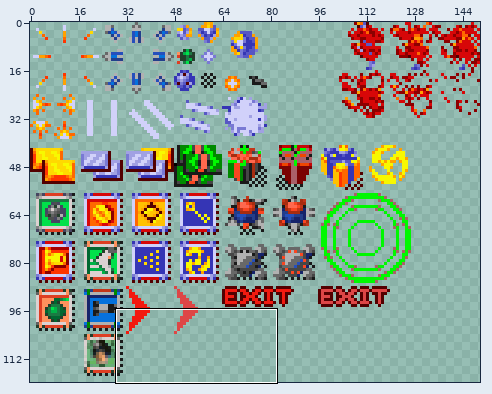
Sprite sheet -- Super Smash Tv/Game/Assets/SpritesSSTV/Entity_Projectiles_and_gift.png. The picture above shows the old version from afar; the outline marks the close-up.
Close-up. Earlier state:
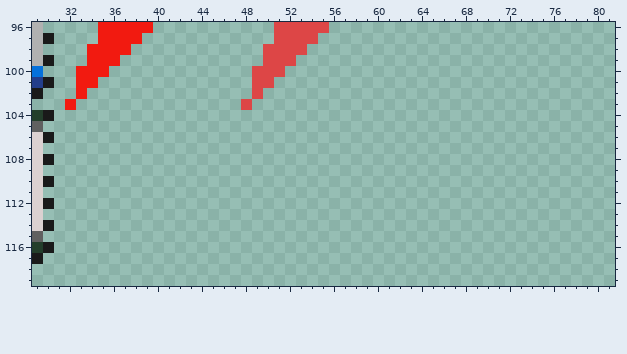
The file is 150x120 pixels. Colours within 5 levels of each other are drawn and written as one. Shown: x 29..81, y 96..119.
The result:
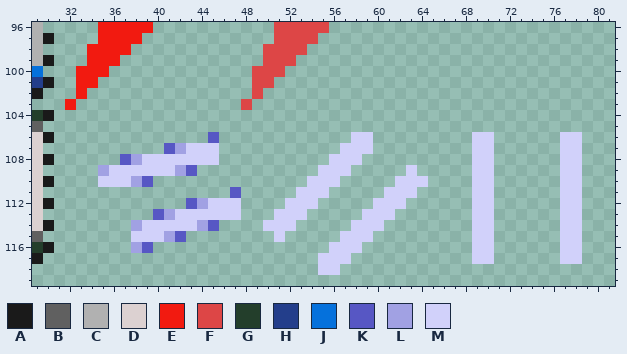
Palette (. is transparent): A #1a1a1a  B #606060  C #b1b1b1  D #dcd1d1  E #f21a10  F #dd4646  G #233e2b  H #233e8b  J #0571dc  K #5757c4  L #a1a1e3  M #d1d1fa
The author wrote: sprites dispar boss
What changed:
@@ x 29..81 @@
 105 B....................................................
-106 DA...................................................
-107 D....................................................
-108 DA...................................................
-109 D....................................................
-110 DA...................................................
-111 D....................................................
-112 DA...................................................
-113 D....................................................
-114 DA...................................................
-115 B....................................................
-116 GA...................................................
-117 A....................................................
-118 .....................................................
+106 DA..............K............MM.........MM......MM...
+107 D...........KLMMM...........MMM.........MM......MM...
+108 DA......KLMMMMMMM..........MMM..........MM......MM...
+109 D.....LMMMMMMLK...........MMM.....M.....MM......MM...
+110 DA....MMMLK..............MMM.....MMM....MM......MM...
+111 D.................K.....MMM.....MMM.....MM......MM...
+112 DA............KLMMM....MMM.....MMM......MM......MM...
+113 D..........KLMMMMMM...MMM.....MMM.......MM......MM...
+114 DA.......LMMMMMLK....MMM.....MMM........MM......MM...
+115 B........MMMLK........M.....MMM.........MM......MM...
+116 GA.......LK................MMM..........MM......MM...
+117 A.........................MMM...........MM......MM...
+118 ..........................MM.........................
 119 .....................................................
